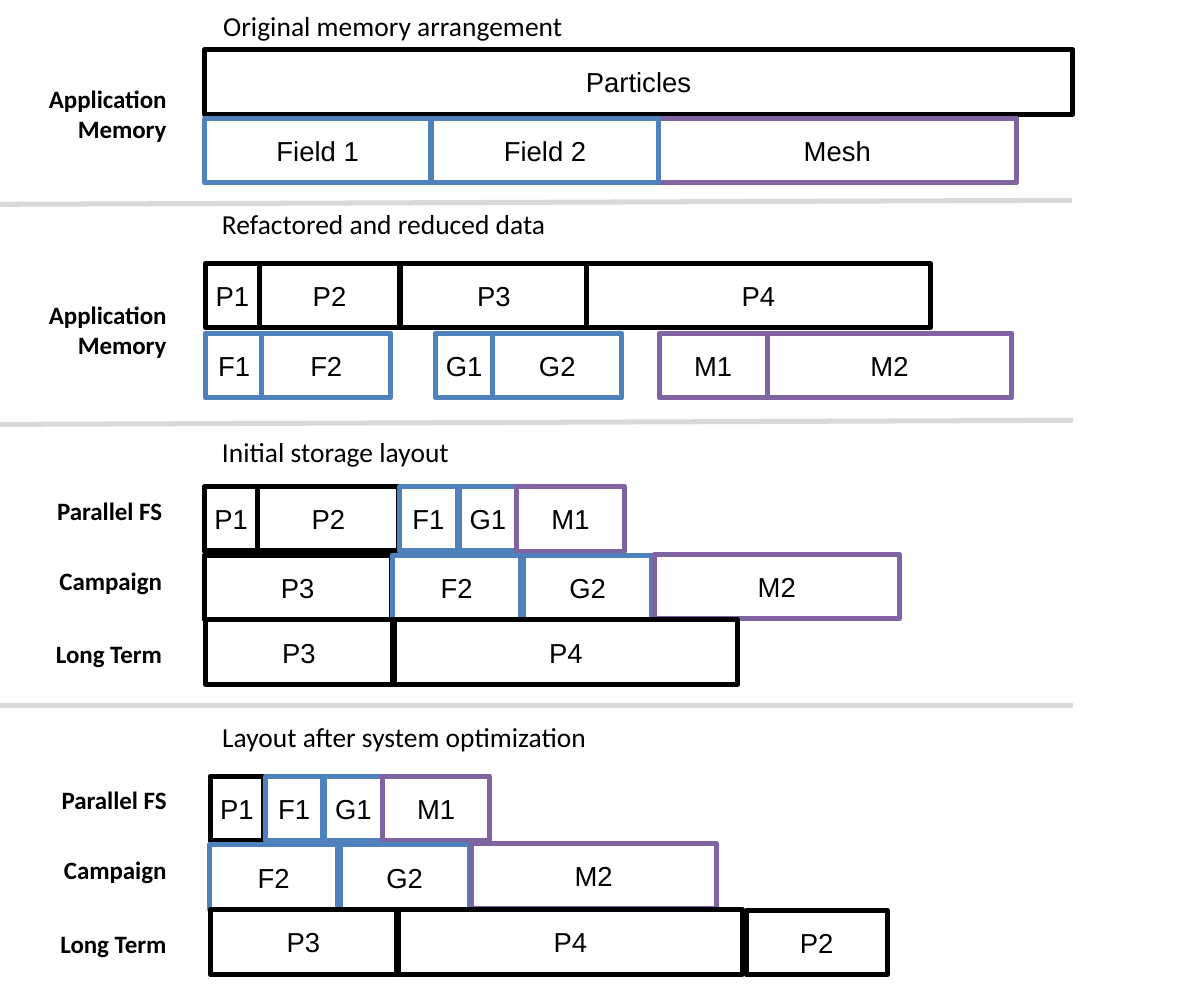
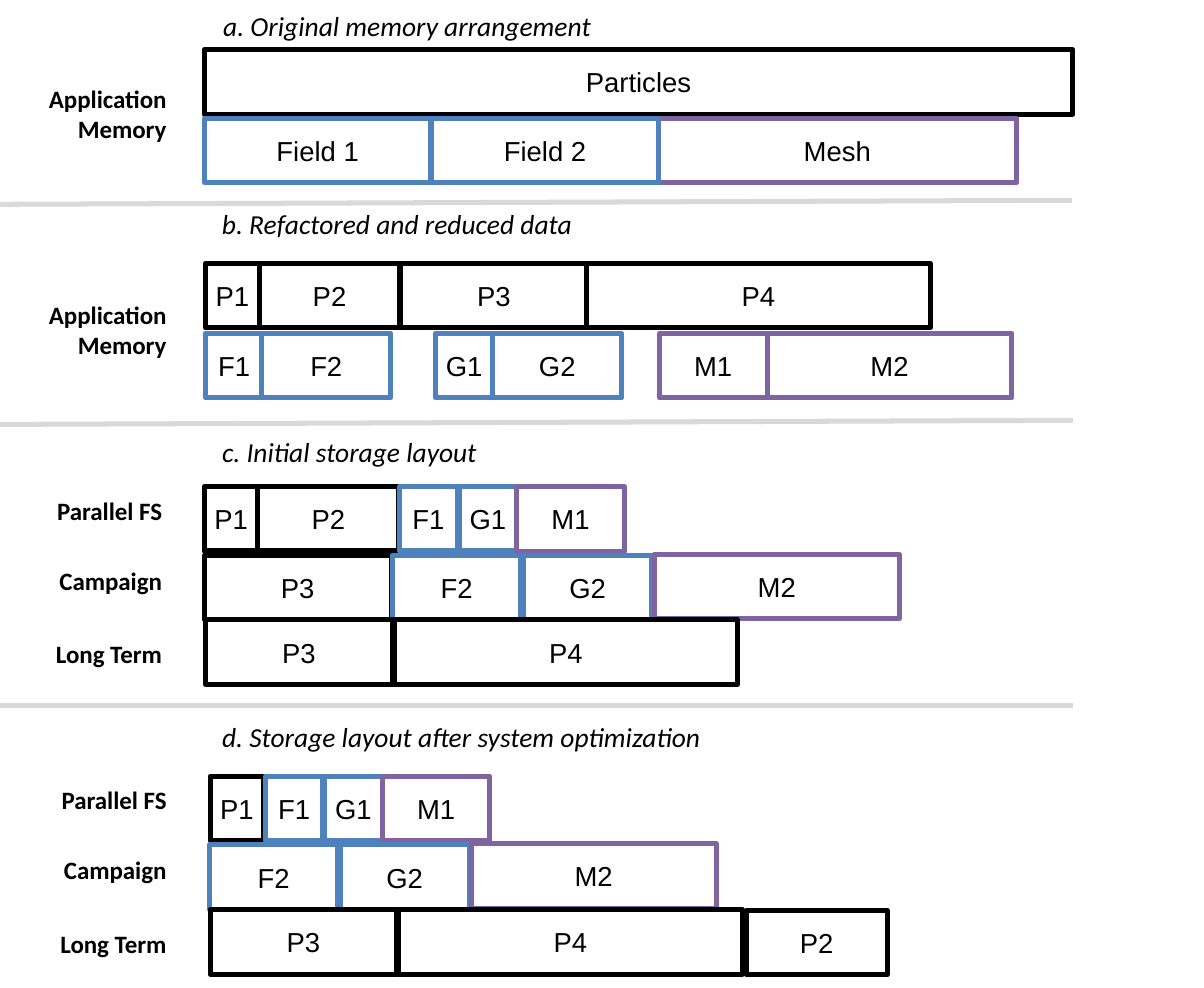
Before and after one commit to TPLink32/sirius, a slide deck: slide 1 of graphics/SSIO-bucket.pptx. Drawn at 1204x988 pixels with LibreOffice and Linux fonts; fonts in the diff are those of the drawing. Boxes give left, top, right and bottom in pixels: in the first picture for what was removed or moved away, otherwise in the second. Text is boxed around its words. In the diff, an @@ line names an element or a change of style, - is before the commit and + after.

```diff
--- a/graphics/SSIO-bucket.pptx
+++ b/graphics/SSIO-bucket.pptx
@@ text at [223, 17, 590, 41]: text changed; italic on @@
-Original memory arrangement
+a. Original memory arrangement
@@ text at [222, 215, 571, 238]: text changed; italic on @@
-Refactored and reduced data
+b. Refactored and reduced data
@@ text at [222, 443, 476, 467]: text changed; italic on @@
-Initial storage layout
+c. Initial storage layout
@@ text at [222, 728, 700, 752]: text changed; italic on @@
-Layout after system optimization
+d. Storage layout after system optimization
```
Also in this commit, not shown: 1 other file.
